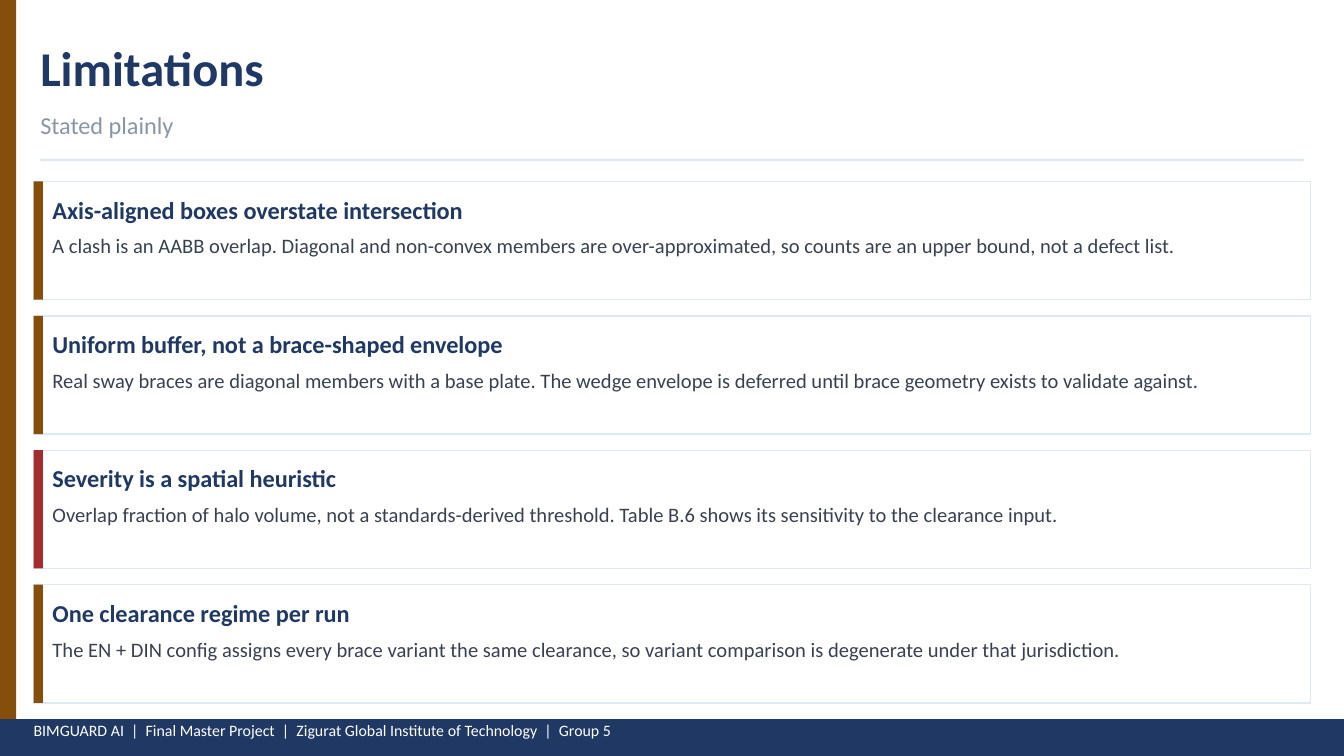
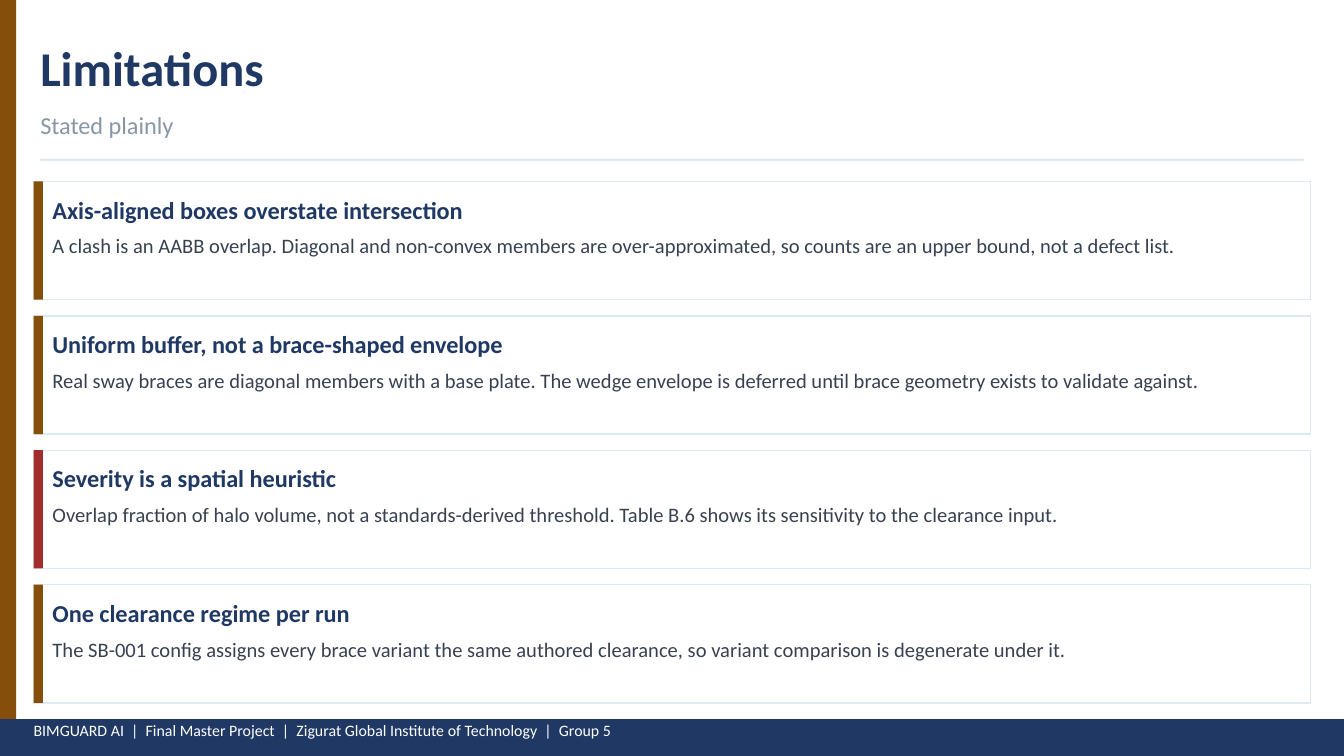
Before and after one commit to maicen/bim-guard, a slide deck: slide 15 of docs/Presentation-2026-May/BIMGUARD_FMP_B_Blue_Halo.pptx. Drawn at 1344x756 pixels with LibreOffice and Linux fonts; fonts in the diff are those of the drawing. Boxes give left, top, right and bottom in pixels: in the first picture for what was removed or moved away, otherwise in the second. Text is boxed around its words. In the diff, an @@ line names an element or a change of style, - is before the commit and + after.

```diff
--- a/docs/Presentation-2026-May/BIMGUARD_FMP_B_Blue_Halo.pptx
+++ b/docs/Presentation-2026-May/BIMGUARD_FMP_B_Blue_Halo.pptx
@@ text at <box>52,642,1065,661</box>: text changed @@
-The EN + DIN config assigns every brace variant the same clearance, so variant comparison is degenerate under that jurisdiction.
+The SB-001 config assigns every brace variant the same authored clearance, so variant comparison is degenerate under it.
```
Also in this commit, not shown: 8 other slides changed, 1 slide added, 1 slide removed, 3 other files.
